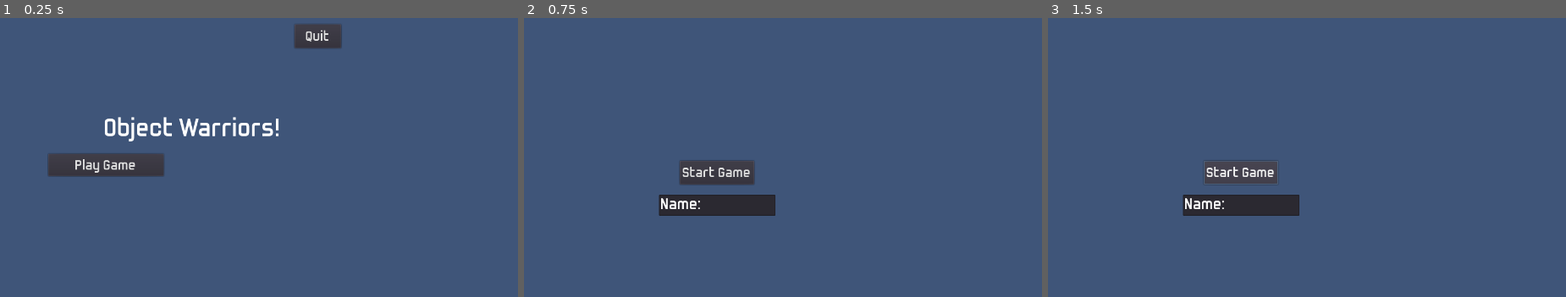
Above: before the commit, frames 1-3 (left to right).
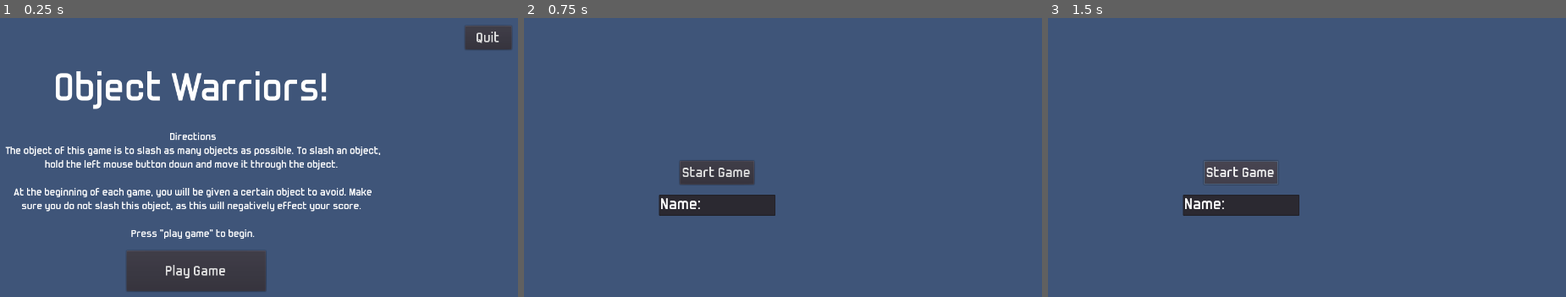
Above: after the commit, the same moments.

Repository: resquenazi/Object_Discrimination_Video_Game
Game: Godot game, scene res://Scenes/MainMenu.tscn
Same seed, same stepped clock (60 frames per second), same inputs: the game is played once before the commit and once after it.
Inputs:
- Up to frame 1 (0.25 s): no input
- Up to frame 2 (0.75 s): click "Play Game" at 0.5 s
- Up to frame 3 (1.5 s): click "Start Game" at 1.25 s

The runs differ from the first frame. In frame 1, 14% of the frame differs, in the area x 0-99%, y 2-99%; in frame 2, nothing differs; in frame 3, nothing differs.
Error before the commit: Attempt to call function 'connect' in base 'null instance' on a null instance. (res://Scripts/UserInput.gd:7)

Commit message:
updated all changes to reflect commit 01468a. Just some changes to UI and Main Menu

Diff:
--- a/Scenes/Game.tscn
+++ b/Scenes/Game.tscn
@@ -1,15 +1,24 @@
-[gd_scene load_steps=7 format=2]
+[gd_scene load_steps=10 format=2]
 
+[ext_resource path="res://Fonts/TrulyMadlyDpad-a72o.ttf" type="DynamicFontData" id=1]
 [ext_resource path="res://Scripts/Game.gd" type="Script" id=2]
 [ext_resource path="res://Scenes/TargetObjects.tscn" type="PackedScene" id=3]
 [ext_resource path="res://Scenes/DistractorObjects.tscn" type="PackedScene" id=4]
 [ext_resource path="res://Scenes/CursorTrail.tscn" type="PackedScene" id=5]
 
 [sub_resource type="RectangleShape2D" id=1]
-extents = Vector2( 21.9513, 304.367 )
+extents = Vector2( 21.9513, 428.206 )
 
 [sub_resource type="RectangleShape2D" id=2]
-extents = Vector2( 23.839, 301.535 )
+extents = Vector2( 27.801, 419.555 )
+
+[sub_resource type="DynamicFont" id=3]
+size = 35
+font_data = ExtResource( 1 )
+
+[sub_resource type="DynamicFont" id=4]
+size = 30
+font_data = ExtResource( 1 )
 
 [node name="Game" type="Node2D"]
 script = ExtResource( 2 )
@@ -49,58 +58,66 @@
 }
 
 [node name="GameOver" type="Label" parent="."]
-margin_left = 471.0
-margin_top = 261.0
-margin_right = 560.0
-margin_bottom = 283.0
+margin_left = 631.0
+margin_top = 335.0
+margin_right = 720.0
+margin_bottom = 357.0
 text = "Game Over!"
 __meta__ = {
 "_edit_use_anchors_": false
 }
 
-[node name="Menu" type="CenterContainer" parent="."]
-margin_left = 2.59717
-margin_top = 2.8844
-margin_right = 1025.6
-margin_bottom = 596.884
-__meta__ = {
-"_edit_use_anchors_": false
-}
-
-[node name="Start" type="Button" parent="Menu"]
-margin_left = 491.0
-margin_top = 286.0
-margin_right = 532.0
-margin_bottom = 306.0
-text = "start"
-
 [node name="TargetObjectsTimer" type="Timer" parent="."]
+wait_time = 2.0
 
 [node name="DistractorObjectsTimer" type="Timer" parent="."]
-wait_time = 1.558
+wait_time = 3.0
 
 [node name="GameBoarder" type="StaticBody2D" parent="."]
 
 [node name="CollisionShape2D" type="CollisionShape2D" parent="GameBoarder"]
-position = Vector2( -19.8214, 298.264 )
+position = Vector2( -19.8214, 371.367 )
 shape = SubResource( 1 )
 
 [node name="CollisionShape2D2" type="CollisionShape2D" parent="GameBoarder"]
-position = Vector2( 1045.81, 299.208 )
+position = Vector2( 1393.93, 372.251 )
 shape = SubResource( 2 )
 
 [node name="CursorTrail" parent="." instance=ExtResource( 5 )]
 
 [node name="ColorRect" type="ColorRect" parent="."]
 show_behind_parent = true
-margin_left = 2.0
-margin_top = -1.0
-margin_right = 1024.0
-margin_bottom = 597.0
+anchor_right = 1.0
+anchor_bottom = 1.0
+margin_left = 2.11893
+margin_top = 1.05946
+margin_right = 1368.12
+margin_bottom = 765.059
 color = Color( 0.25098, 0.337255, 0.478431, 1 )
 __meta__ = {
 "_edit_use_anchors_": false
 }
-[connection signal="pressed" from="Menu/Start" to="." method="_on_Start_pressed"]
+
+[node name="Start" type="Button" parent="."]
+margin_left = 573.17
+margin_top = 362.337
+margin_right = 757.17
+margin_bottom = 426.337
+custom_fonts/font = SubResource( 3 )
+text = "Start"
+__meta__ = {
+"_edit_use_anchors_": false
+}
+
+[node name="Quit" type="Button" parent="."]
+margin_left = 1245.0
+margin_top = 10.0
+margin_right = 1360.0
+margin_bottom = 46.0
+custom_fonts/font = SubResource( 4 )
+text = "Quit"
+__meta__ = {
+"_edit_use_anchors_": false
+}
 [connection signal="timeout" from="TargetObjectsTimer" to="." method="_on_TargetObjectsTimer_timeout"]
 [connection signal="timeout" from="DistractorObjectsTimer" to="." method="_on_DistractorObjectsTimer_timeout"]
--- a/Scenes/MainMenu.tscn
+++ b/Scenes/MainMenu.tscn
@@ -7,7 +7,7 @@
 font_path = "res://Fonts/TrulyMadlyDpad-a72o.ttf"
 
 [sub_resource type="DynamicFont" id=2]
-size = 55
+size = 85
 font_data = SubResource( 1 )
 
 [sub_resource type="DynamicFont" id=3]
@@ -16,6 +16,10 @@
 
 [sub_resource type="DynamicFont" id=4]
 size = 30
+font_data = ExtResource( 1 )
+
+[sub_resource type="DynamicFont" id=5]
+size = 23
 font_data = ExtResource( 1 )
 
 [node name="MainMenu" type="Control"]
@@ -34,29 +38,54 @@
 "_edit_use_anchors_": false
 }
 
-[node name="Label" type="Label" parent="."]
+[node name="GameTitle" type="Label" parent="."]
 anchor_left = 0.5
+anchor_top = 0.5
 anchor_right = 0.5
-margin_left = -268.0
-margin_top = 197.0
-margin_right = 268.0
-margin_bottom = 299.0
+anchor_bottom = 0.5
+margin_left = -280.0
+margin_top = -284.0
+margin_right = 280.0
+margin_bottom = -182.0
 custom_fonts/font = SubResource( 2 )
 text = "Object Warriors!"
 align = 1
 
 [node name="Quit" type="Button" parent="."]
-margin_left = 888.0
-margin_top = 18.0
-margin_right = 982.0
-margin_bottom = 66.0
+margin_left = 1232.0
+margin_top = 21.0
+margin_right = 1326.0
+margin_bottom = 69.0
 custom_fonts/font = SubResource( 3 )
 text = "Quit"
 
 [node name="PlayGame" type="Button" parent="."]
-margin_left = 391.0
-margin_top = 280.0
-margin_right = 624.0
-margin_bottom = 325.0
+anchor_left = 0.5
+anchor_top = 0.5
+anchor_right = 0.5
+anchor_bottom = 0.5
+margin_left = -133.796
+margin_top = 91.8776
+margin_right = 147.204
+margin_bottom = 173.878
 custom_fonts/font = SubResource( 4 )
 text = "Play Game"
+
+[node name="Directions" type="Label" parent="."]
+anchor_left = 0.5
+anchor_top = 0.5
+anchor_right = 0.5
+anchor_bottom = 0.5
+margin_left = -382.49
+margin_top = -151.898
+margin_right = 383.51
+margin_bottom = 69.1022
+custom_fonts/font = SubResource( 5 )
+text = "Directions
+The object of this game is to slash as many objects as possible. To slash an object, hold the left mouse button down and move it through the object.
+
+At the beginning of each game, you will be given a certain object to avoid. Make sure you do not slash this object, as this will negatively effect your score.
+
+Press \"play game\" to begin."
+align = 1
+autowrap = true
--- a/Scenes/UserInput.tscn
+++ b/Scenes/UserInput.tscn
@@ -14,7 +14,7 @@
 size = 30
 font_data = ExtResource( 1 )
 
-[node name="PlayerInput" type="Control"]
+[node name="UserInput" type="Control"]
 anchor_right = 1.0
 anchor_bottom = 1.0
 script = ExtResource( 2 )
@@ -57,3 +57,4 @@
 margin_bottom = 342.0
 custom_fonts/font = SubResource( 3 )
 text = "Start Game"
+[connection signal="text_entered" from="LineEdit" to="." method="_on_LineEdit_text_entered"]
--- a/Scripts/DistractorObjects.gd
+++ b/Scripts/DistractorObjects.gd
@@ -1,7 +1,7 @@
 extends RigidBody2D
 
 var pos
-var w = 100
+var w = 300
 var mousePos = Vector2()
 var jump = randi()%50+250
 var dir = randi()%200-50
--- a/Scripts/Game.gd
+++ b/Scripts/Game.gd
@@ -5,6 +5,7 @@
 export (PackedScene) var DistractorObjects
 
 ## initialize game variables
+var quit = false
 var targetObjectsPoints = 0 #keep score of how many target objects were sliced
 var distractorObjectsPoints = 0
 var fallingObjects = 0 #keep track of missed objects
@@ -12,6 +13,11 @@
 var end = false #end game
 var cDif = 10 #points stuff
 var randN = Global.sample
+var playername = UserInput.playername
+var dateTimeDict = OS.get_datetime()
+var day = dateTimeDict.weekday
+var hour = dateTimeDict.hour
+var minute = dateTimeDict.minute
 
 ## set up variables for menu screen
 onready var distractor_object = Global.distractor_object #index of object to avoid during the game
@@ -20,6 +26,8 @@
 
 ## hide things once user presses start
 func _ready():
+	$Start.connect("pressed", self, "_on_start_pressed")
+	$Quit.connect("pressed", self, "_on_quit_pressed")
 	$TargetObjectsScoreLabel.hide()
 	$MissedObjectsLabel.hide()
 	$DistractorObjectsScoreLabel.hide()
@@ -41,7 +49,9 @@
 
 	# beginning directions
 	elif !start and !end:
-		$GameOver.set_text("Avoid the " + str(object_labels[distractor_object]))
+		var object_avoid = str(object_labels[distractor_object])
+		var object_avoid2 = object_avoid.replace("_", " ")
+		$GameOver.set_text("Avoid the " + str(object_avoid2))
 	# end text
 	else:
 		$GameOver.set_text("Game Over!")
@@ -55,7 +65,7 @@
 	$MissedObjectsLabel.show()
 	$TargetObjectsTimer.start()
 	$DistractorObjectsTimer.start()
-	$Menu/Start.hide()
+	$Start.hide()
 
 func _on_TargetObjectsTimer_timeout():
 	if !end:
@@ -78,11 +88,16 @@
 	var data = ""
 	data += "Target_Objects_Points: " + str(targetObjectsPoints)
 	data += "\n"
-	data += "Distractor_Objects_Points " + str(distractorObjectsPoints)
+	data += "Distractor_Objects_Points: " + str(distractorObjectsPoints)
 	data += "\n"
 	data += "Missed_Objects: " + str(fallingObjects)
 	var new_file = File.new()
-	new_file.open("res://savegame.txt", File.WRITE)
-	# Store the data and close the file
+	#new_file.open("res://Data/savegame.txt")
+	new_file.open("res://Data/" + str(playername) + "_" + str(day) + "_" + str(hour) + "_" + str(minute) + ".txt", File.WRITE)
+	#Store the data and close the file
 	new_file.store_line(data)
 	new_file.close()
+
+func _on_quit_pressed():
+	_save()
+	get_tree().quit()
--- a/Scripts/TargetObjects.gd
+++ b/Scripts/TargetObjects.gd
@@ -1,7 +1,7 @@
 extends RigidBody2D
 
 var pos
-var w = 100
+var w = 300
 var mousePos = Vector2()
 var jump = randi()%50+250
 var dir = randi()%200-50
--- a/Scripts/UserInput.gd
+++ b/Scripts/UserInput.gd
@@ -2,14 +2,7 @@
 
 var playername
 
-# Called when the node enters the scene tree for the first time.
-func _ready():
-	$StartGame.connect("pressed", self, "StartGame")
-
-
-func StartGame():
+func _on_LineEdit_text_entered(new_text):
+	UserInput.playername = new_text
+	print(playername)
 	get_tree().change_scene("res://Scenes/Game.tscn")
-
-func _onLineEdittextentered(newtext):
-	playername = newtext
-	print(playername)
--- a/project.godot
+++ b/project.godot
@@ -22,6 +22,7 @@
 [autoload]
 
 Global="*res://Scripts/Global.gd"
+UserInput="*res://Scripts/UserInput.gd"
 
 [display]
 
Not shown: 1 places in Scenes/MainMenu.tscn that only renumber resources
